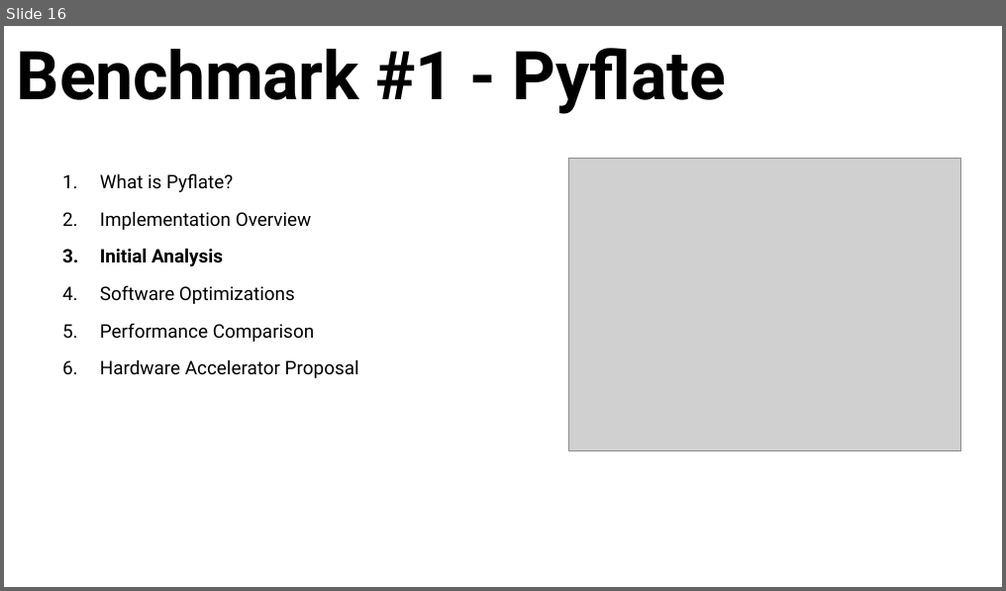
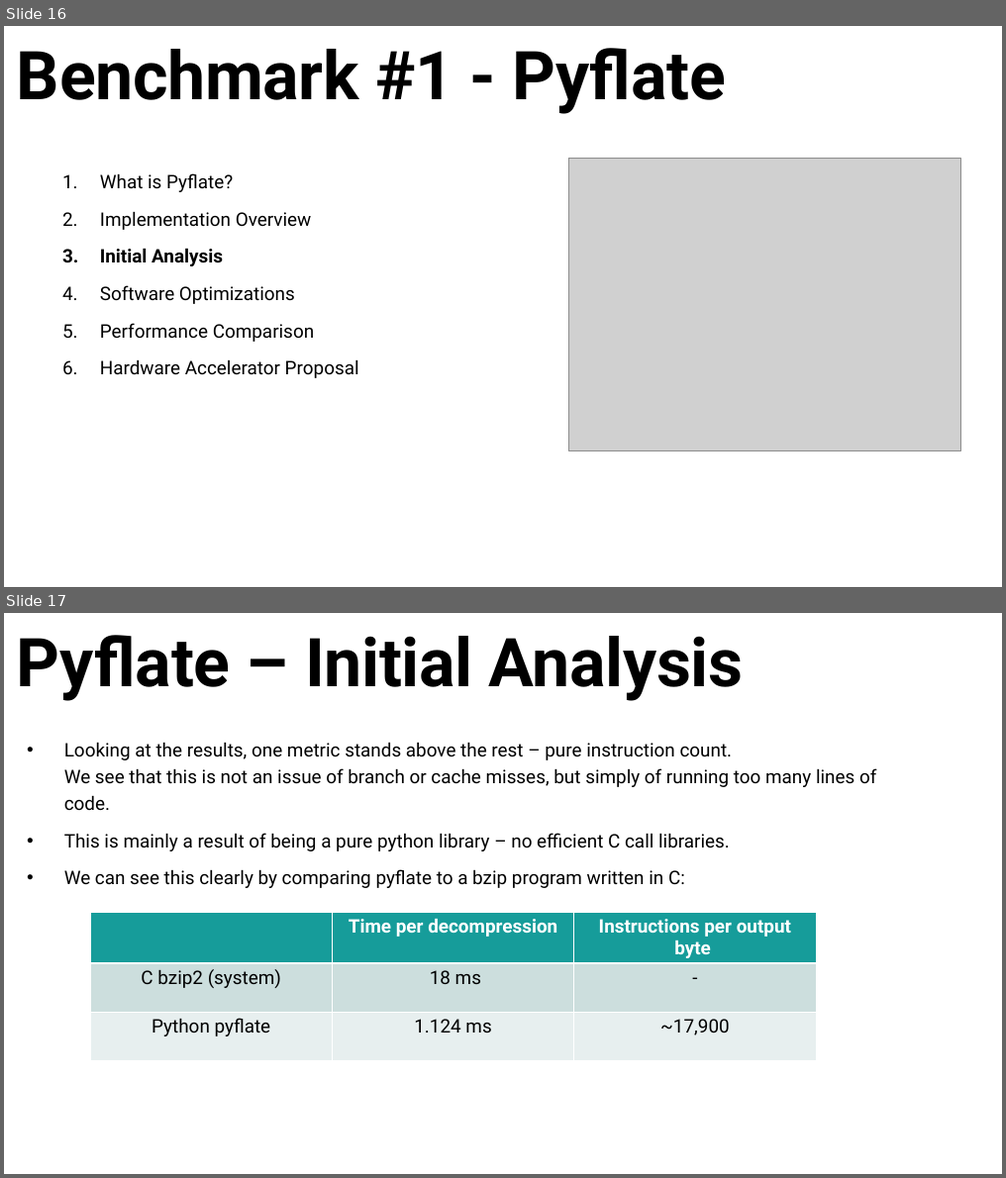
Before and after one commit to oridaniel09/nnproject, a slide deck: FinalPresentation.pptx. Shown one above the other, each under a label of ours: slide 16 before the commit, slides 16 and 17 after it. The pictures are 1006x591 and 1006x1178 pixels, drawn with LibreOffice and Linux fonts; fonts in the diff are those of the drawing; grey boxes stand for pictures. Boxes give left, top, right and bottom in pixels: in the first picture for what was removed or moved away, otherwise in the second. Text is boxed around its words. In the diff, an @@ line names an element or a change of style, - is before the commit and + after.

```diff
--- a/FinalPresentation.pptx
+++ b/FinalPresentation.pptx
@@ slide 17 added at [4, 613, 1002, 1174], background #FFFFFF @@
@@ title added at [17, 635, 744, 701], 64.8 pt, text #000000, bold @@
+Pyflate – Initial Analysis
@@ text added at [64, 742, 876, 888], 18 pt, text #000000 @@
+• Looking at the results, one metric stands above the rest – pure instruction count.
+  We see that this is not an issue of branch or cache misses, but simply of running too many lines of code.
+• This is mainly a result of being a pure python library – no efficient C call libraries.
+• We can see this clearly by comparing pyflate to a bzip program written in C:
@@ table added at [90, 912, 816, 1062], 3 rows, 3 columns @@
+ | Time per decompression | Instructions per output byte
+C bzip2 (system) | 18 ms | -
+Python pyflate | 1.124 ms | ~17,900
```
Also in this commit, not shown: 2 slides changed, 6 other slides added, 8 other files.
